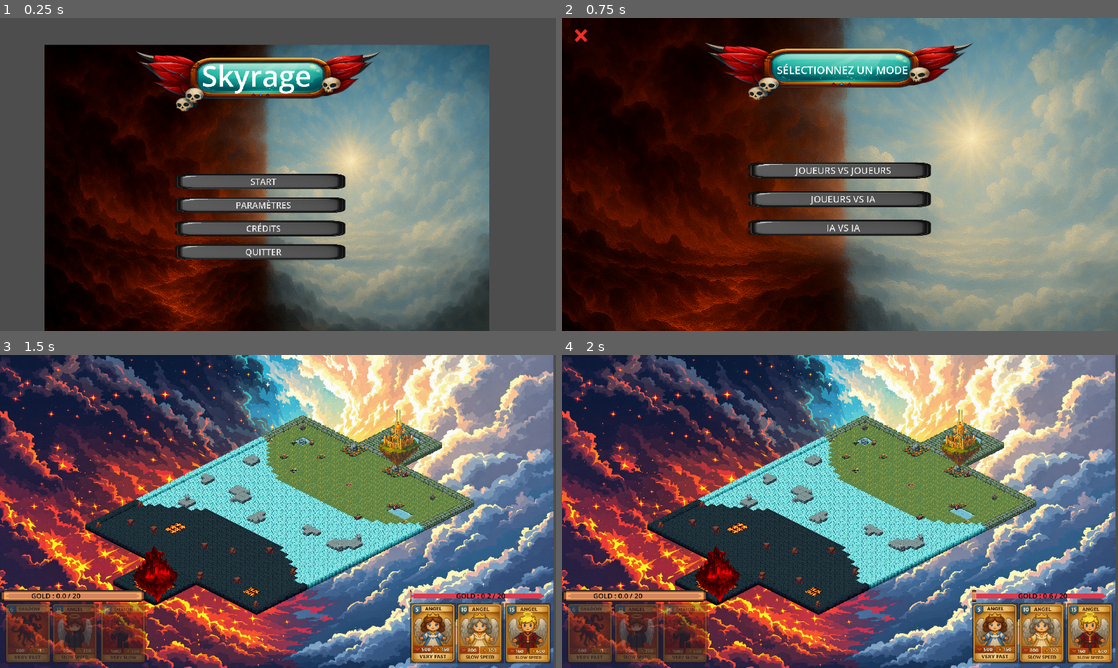
Above: before the commit, frames 1-4 (two rows, left to right).
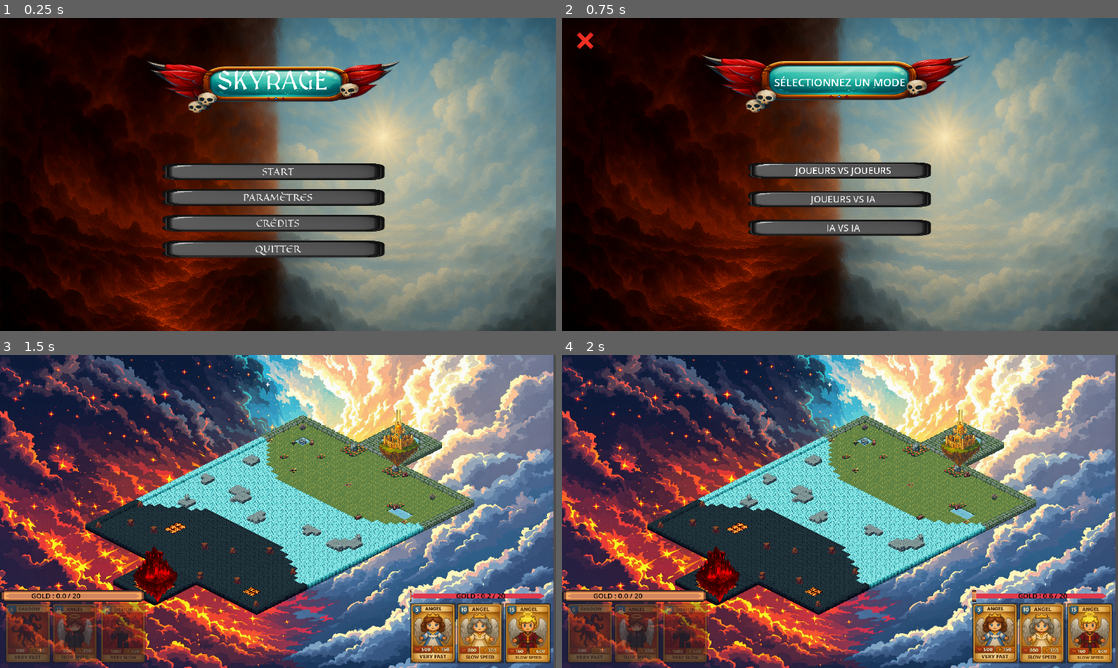
Above: after the commit, the same moments.

Repository: CorbeauBaptiste/Skyrage
Game: Godot game, scene res://scenes/ui/menus/menu_principal.tscn
The game is run twice, just before and just after one commit, with the same random seed, the same clock (stepped at 60 frames per second) and the same inputs. Sound files missing from this copy of the repository are replaced by a short silence.
Inputs:
- Up to frame 1 (0.25 s): no input
- Up to frame 2 (0.75 s): click "START" at 0.5 s
- Up to frame 3 (1.5 s): click "JOUEURS VS JOUEURS" at 1.25 s
- Up to frame 4 (2 s): no input

The runs differ from the first frame. In frame 1, 64% of the frame differs, in the area x 0-100%, y 0-100%; in frame 2, 37%; in frame 3, nothing differs; in frame 4, nothing differs.

Commit message:
refacto: replace all the backgrounds and added font files in the system

Diff:
--- a/scenes/ui/menus/choose_mode.tscn
+++ b/scenes/ui/menus/choose_mode.tscn
@@ -82,20 +82,18 @@
 anchors_preset = 15
 anchor_right = 1.0
 anchor_bottom = 1.0
-offset_left = -172.0
-offset_top = -154.0
-offset_right = 212.0
-offset_bottom = 222.0
+offset_top = -90.0
+offset_bottom = 110.0
 grow_horizontal = 2
 grow_vertical = 2
 texture = ExtResource("1_w82kn")
 
 [node name="exit" type="Button" parent="Back"]
 layout_mode = 0
-offset_left = 192.0
-offset_top = 169.0
-offset_right = 283.0
-offset_bottom = 263.0
+offset_left = 20.0
+offset_top = 110.0
+offset_right = 140.0
+offset_bottom = 230.0
 theme_override_font_sizes/font_size = 64
 theme_override_styles/hover = SubResource("StyleBoxTexture_w82kn")
 theme_override_styles/pressed = SubResource("StyleBoxTexture_rlcv8")
@@ -104,10 +102,10 @@
 
 [node name="Title" type="Label" parent="."]
 layout_mode = 0
-offset_left = 516.0
-offset_top = -23.0
-offset_right = 1422.0
-offset_bottom = 381.0
+offset_left = 507.0
+offset_top = 20.0
+offset_right = 1413.0
+offset_bottom = 424.0
 theme_override_font_sizes/font_size = 1
 theme_override_styles/normal = SubResource("StyleBoxTexture_d6nno")
 text = "SÉLECTIONNEZ UN MODE"
--- a/scenes/ui/menus/credits.tscn
+++ b/scenes/ui/menus/credits.tscn
@@ -1,9 +1,10 @@
-[gd_scene load_steps=10 format=3 uid="uid://duav0ofjejfw8"]
+[gd_scene load_steps=11 format=3 uid="uid://duav0ofjejfw8"]
 
 [ext_resource type="Texture2D" uid="uid://c6swici34hih2" path="res://assets/sprites/backgrounds/title.png" id="1_1xu0v"]
-[ext_resource type="Texture2D" uid="uid://crw7ixu666b7p" path="res://assets/sprites/backgrounds/background_menu.png" id="1_61erh"]
+[ext_resource type="Texture2D" uid="uid://dye56mlahth6q" path="res://assets/sprites/backgrounds/background_menu.png" id="1_61erh"]
 [ext_resource type="Script" uid="uid://q75tww8vrp6r" path="res://scripts/ui/exit.gd" id="1_x2m5c"]
 [ext_resource type="Texture2D" uid="uid://clt1u2sds40mq" path="res://assets/sprites/backgrounds/cross.png" id="2_l3ipc"]
+[ext_resource type="FontFile" uid="uid://bwcd3v12u8hfj" path="res://assets/font/Eagle_Lake/EagleLake-Regular.ttf" id="3_hyvu0"]
 
 [sub_resource type="StyleBoxTexture" id="StyleBoxTexture_3dc8n"]
 texture = ExtResource("1_1xu0v")
@@ -11,7 +12,8 @@
 expand_margin_right = 15.0
 
 [sub_resource type="LabelSettings" id="LabelSettings_x2m5c"]
-font_size = 64
+font = ExtResource("3_hyvu0")
+font_size = 48
 
 [sub_resource type="StyleBoxTexture" id="StyleBoxTexture_61erh"]
 texture = ExtResource("2_l3ipc")
@@ -35,10 +37,8 @@
 anchors_preset = 15
 anchor_right = 1.0
 anchor_bottom = 1.0
-offset_left = -232.0
-offset_top = -190.0
-offset_right = 152.0
-offset_bottom = 186.0
+offset_top = -91.0
+offset_bottom = 109.0
 grow_horizontal = 2
 grow_vertical = 2
 texture = ExtResource("1_61erh")
@@ -48,10 +48,10 @@
 anchors_preset = 5
 anchor_left = 0.5
 anchor_right = 0.5
-offset_left = -277.0
-offset_top = 140.0
-offset_right = 267.0
-offset_bottom = 452.0
+offset_left = -283.0
+offset_top = 129.0
+offset_right = 261.0
+offset_bottom = 441.0
 grow_horizontal = 2
 theme_override_styles/normal = SubResource("StyleBoxTexture_3dc8n")
 text = "CRÉDITS"
@@ -118,10 +118,10 @@
 
 [node name="exit" type="Button" parent="TextureRect"]
 layout_mode = 0
-offset_left = 232.0
-offset_top = 191.0
-offset_right = 322.0
-offset_bottom = 287.0
+offset_left = 20.0
+offset_top = 110.0
+offset_right = 140.0
+offset_bottom = 230.0
 theme_override_font_sizes/font_size = 64
 theme_override_styles/hover = SubResource("StyleBoxTexture_61erh")
 theme_override_styles/pressed = SubResource("StyleBoxTexture_mltl6")
--- a/scenes/ui/menus/menu_principal.tscn
+++ b/scenes/ui/menus/menu_principal.tscn
@@ -1,8 +1,10 @@
-[gd_scene load_steps=19 format=3 uid="uid://3naivixtwygu"]
+[gd_scene load_steps=20 format=3 uid="uid://3naivixtwygu"]
 
 [ext_resource type="Script" uid="uid://v15r7g35qs3v" path="res://scripts/ui/menu_principal.gd" id="1_o0pl7"]
-[ext_resource type="Texture2D" uid="uid://crw7ixu666b7p" path="res://assets/sprites/backgrounds/background_menu.png" id="2_mqn46"]
+[ext_resource type="Texture2D" uid="uid://dye56mlahth6q" path="res://assets/sprites/backgrounds/background_menu.png" id="2_mqn46"]
 [ext_resource type="Texture2D" uid="uid://c6swici34hih2" path="res://assets/sprites/backgrounds/title.png" id="3_kucxf"]
+[ext_resource type="FontFile" uid="uid://bwcd3v12u8hfj" path="res://assets/font/Eagle_Lake/EagleLake-Regular.ttf" id="3_mqn46"]
+[ext_resource type="FontFile" uid="uid://oh3y0widtpsb" path="res://assets/font/MedievalSharp/MedievalSharp-Regular.ttf" id="3_pq103"]
 [ext_resource type="Texture2D" uid="uid://ohw1xn2s346g" path="res://assets/sprites/ui/buttons/button.png" id="4_pq103"]
 
 [sub_resource type="StyleBoxTexture" id="StyleBoxTexture_0dla8"]
@@ -13,9 +15,6 @@
 expand_margin_left = 70.0
 expand_margin_top = 40.0
 expand_margin_bottom = 40.0
-
-[sub_resource type="LabelSettings" id="LabelSettings_s16su"]
-font_size = 100
 
 [sub_resource type="StyleBoxTexture" id="StyleBoxTexture_s16su"]
 texture = ExtResource("4_pq103")
@@ -97,10 +96,10 @@
 anchor_top = 0.5
 anchor_right = 0.5
 anchor_bottom = 0.5
-offset_left = -707.0
-offset_top = -513.0
-offset_right = 829.0
-offset_bottom = 511.0
+offset_left = -860.848
+offset_top = -695.696
+offset_right = 1059.15
+offset_bottom = 584.304
 grow_horizontal = 2
 grow_vertical = 2
 texture = ExtResource("2_mqn46")
@@ -108,17 +107,17 @@
 [node name="Title" type="Label" parent="."]
 layout_mode = 1
 anchors_preset = -1
-anchor_left = 0.5
-anchor_right = 0.5
-anchor_bottom = 0.053
-offset_left = -404.0
-offset_top = -104.0
-offset_right = 481.0
-offset_bottom = 264.458
+anchor_left = 0.492
+anchor_right = 0.508
+offset_left = -350.784
+offset_top = -56.608
+offset_right = 534.216
+offset_bottom = 311.85
 grow_horizontal = 2
+theme_override_fonts/font = ExtResource("3_pq103")
+theme_override_font_sizes/font_size = 90
 theme_override_styles/normal = SubResource("StyleBoxTexture_0dla8")
-text = "Skyrage "
-label_settings = SubResource("LabelSettings_s16su")
+text = "SKYRAGE "
 horizontal_alignment = 1
 vertical_alignment = 1
 
@@ -129,10 +128,10 @@
 anchor_top = 0.5
 anchor_right = 0.5
 anchor_bottom = 0.5
-offset_left = -258.0
-offset_top = -167.0
-offset_right = 356.0
-offset_bottom = 329.0
+offset_left = -300.848
+offset_top = -140.304
+offset_right = 499.152
+offset_bottom = 259.696
 grow_horizontal = 2
 grow_vertical = 2
 theme_override_constants/separation = 39
@@ -140,6 +139,7 @@
 
 [node name="StartBTN" type="Button" parent="VBoxContainer"]
 layout_mode = 2
+theme_override_fonts/font = ExtResource("3_mqn46")
 theme_override_font_sizes/font_size = 30
 theme_override_styles/hover = SubResource("StyleBoxTexture_s16su")
 theme_override_styles/pressed = SubResource("StyleBoxTexture_ptpru")
@@ -149,6 +149,7 @@
 
 [node name="ParamBTN" type="Button" parent="VBoxContainer"]
 layout_mode = 2
+theme_override_fonts/font = ExtResource("3_mqn46")
 theme_override_font_sizes/font_size = 30
 theme_override_styles/hover = SubResource("StyleBoxTexture_d5fec")
 theme_override_styles/pressed = SubResource("StyleBoxTexture_qj36n")
@@ -157,6 +158,7 @@
 
 [node name="CreditBTN" type="Button" parent="VBoxContainer"]
 layout_mode = 2
+theme_override_fonts/font = ExtResource("3_mqn46")
 theme_override_font_sizes/font_size = 30
 theme_override_styles/hover = SubResource("StyleBoxTexture_sirq2")
 theme_override_styles/pressed = SubResource("StyleBoxTexture_3kwta")
@@ -165,6 +167,7 @@
 
 [node name="QuitBTN" type="Button" parent="VBoxContainer"]
 layout_mode = 2
+theme_override_fonts/font = ExtResource("3_mqn46")
 theme_override_font_sizes/font_size = 30
 theme_override_styles/hover = SubResource("StyleBoxTexture_mcy8y")
 theme_override_styles/pressed = SubResource("StyleBoxTexture_nt4t2")
--- a/scenes/ui/menus/parametres.tscn
+++ b/scenes/ui/menus/parametres.tscn
@@ -122,10 +122,10 @@
 anchor_top = 0.5
 anchor_right = 0.5
 anchor_bottom = 0.5
-offset_left = -768.0
-offset_top = -512.0
-offset_right = 768.0
-offset_bottom = 512.0
+offset_left = -962.0
+offset_top = -627.0
+offset_right = 958.0
+offset_bottom = 653.0
 grow_horizontal = 2
 grow_vertical = 2
 texture = ExtResource("2_vy0v6")
@@ -137,10 +137,10 @@
 anchor_top = 0.5
 anchor_right = 0.5
 anchor_bottom = 0.5
-offset_left = -184.0
-offset_top = -100.0
-offset_right = 166.0
-offset_bottom = 307.0
+offset_left = -181.0
+offset_top = -62.5
+offset_right = 169.0
+offset_bottom = 344.5
 grow_horizontal = 2
 grow_vertical = 2
 theme_override_constants/separation = 31
@@ -217,10 +217,10 @@
 anchors_preset = 5
 anchor_left = 0.5
 anchor_right = 0.5
-offset_left = -400.0
-offset_top = -64.0
-offset_right = 395.0
-offset_bottom = 246.0
+offset_left = -403.0
+offset_top = 84.0
+offset_right = 392.0
+offset_bottom = 394.0
 grow_horizontal = 2
 theme_override_styles/normal = SubResource("StyleBoxTexture_lujcr")
 text = "PARAMÈTRES"
@@ -230,10 +230,10 @@
 
 [node name="exit" type="Button" parent="."]
 layout_mode = 1
-offset_left = -5.0
-offset_top = -6.0
-offset_right = 89.0
-offset_bottom = 84.0
+offset_left = 20.0
+offset_top = 20.0
+offset_right = 140.0
+offset_bottom = 140.0
 theme_override_font_sizes/font_size = 64
 theme_override_styles/hover = SubResource("StyleBoxTexture_iqfla")
 theme_override_styles/pressed = SubResource("StyleBoxTexture_x13cy")
Binary file added: assets/font/Eagle_Lake/EagleLake-Regular.ttf
Not shown, added: assets/font/Eagle_Lake/OFL.txt
Binary file added: assets/font/MedievalSharp/MedievalSharp-Regular.ttf
Not shown, added: assets/font/MedievalSharp/OFL.txt
Binary file changed: assets/sprites/backgrounds/background_menu.png
Not shown: 1 places in scenes/ui/menus/choose_mode.tscn that only renumber resources
Not shown: 1 places in scenes/ui/menus/parametres.tscn that only renumber resources
Not shown, removed: scripts/Target.gd.uid
Not shown, removed: test_musique.gd.uid
Not shown, removed: assets/.DS_Store
